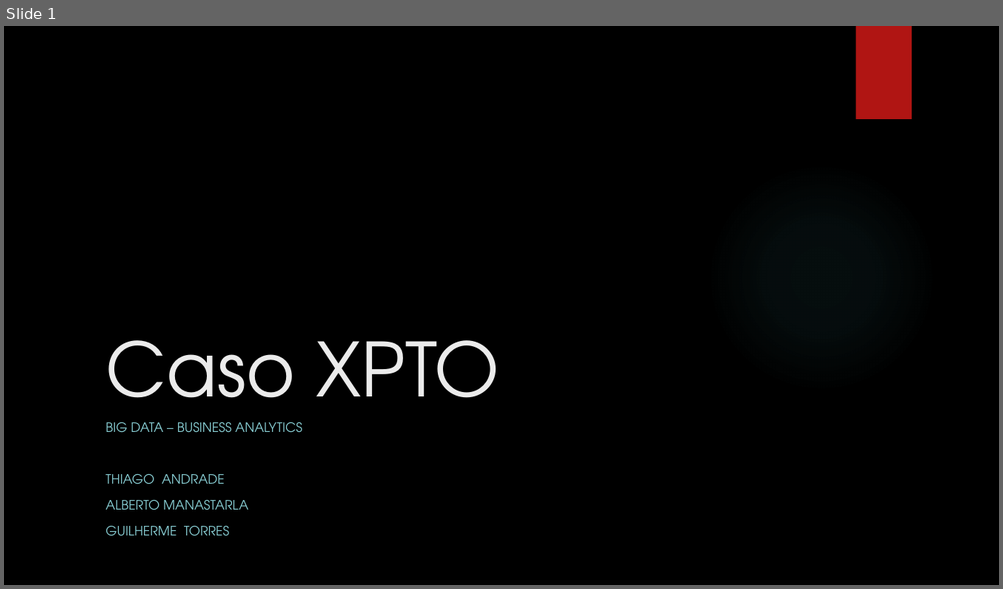
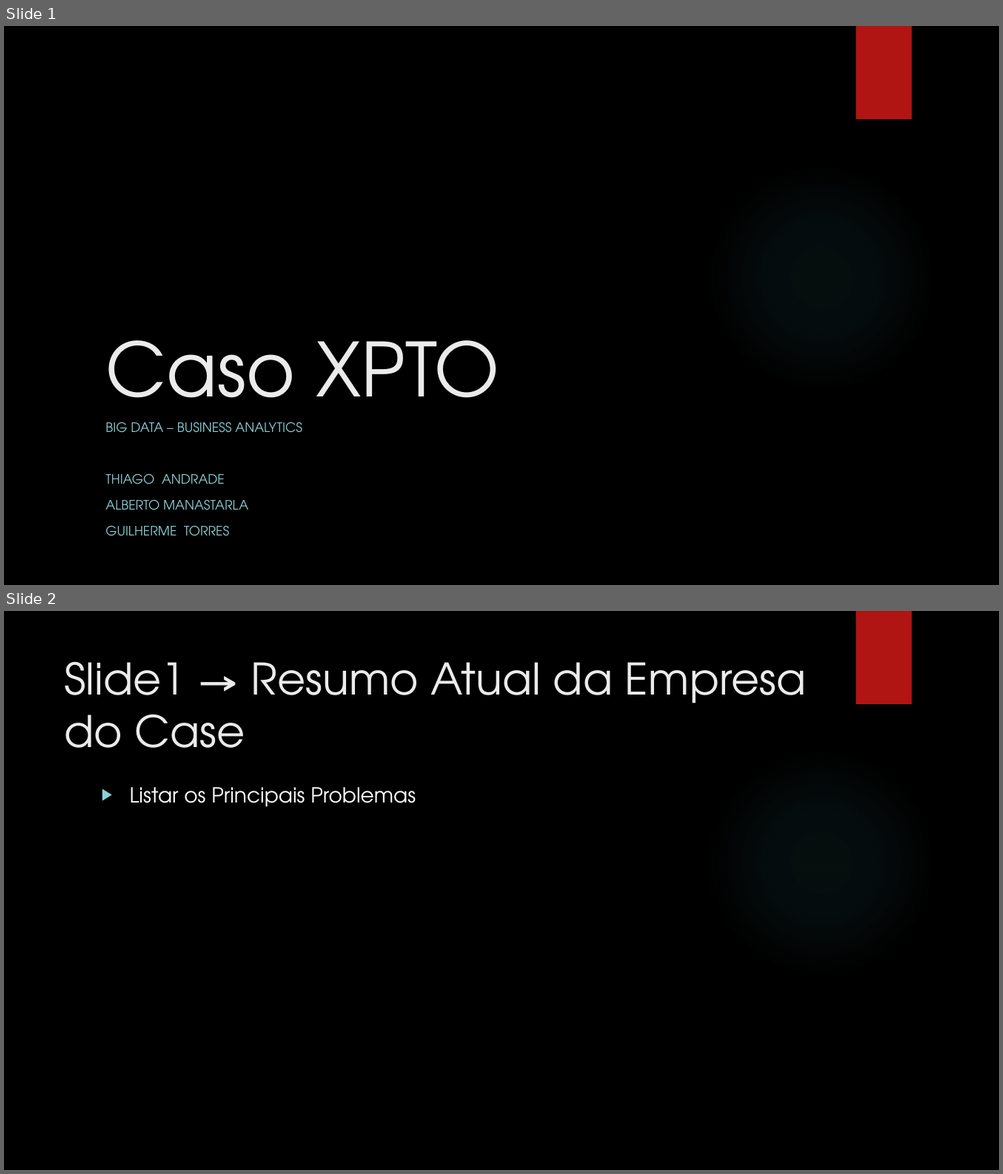
Before and after one commit to FIAP-14BDT/Business_Analytics_Tabs, a slide deck: 14BDT_Business_Analytics.pptx. Shown one above the other, each under a label of ours: slide 1 before the commit, slides 1 and 2 after it. The pictures are 1003x589 and 1003x1174 pixels, drawn with LibreOffice and Linux fonts; fonts in the diff are those of the drawing; background and template pictures are left out. Boxes give left, top, right and bottom in pixels: in the first picture for what was removed or moved away, otherwise in the second. Text is boxed around its words. In the diff, an @@ line names an element or a change of style, - is before the commit and + after.

Commit message:
Resumo para cada slide  do que precisa ser feito

```diff
--- a/14BDT_Business_Analytics.pptx
+++ b/14BDT_Business_Analytics.pptx
@@ slide 2 added at <box>4,611,999,1170</box>, background picture (left out); not listed: 2 template elements that a slide beside it also shows @@
@@ title added at <box>64,661,806,748</box>, 42 pt, text #EBEBEB @@
+Slide1 → Resumo Atual da Empresa do Case
@@ text added at <box>130,787,415,807</box>, 20 pt, text #FFFFFF @@
+▶ Listar os Principais Problemas
```
Also in this commit, not shown: 6 other slides added, 3 slides removed.
